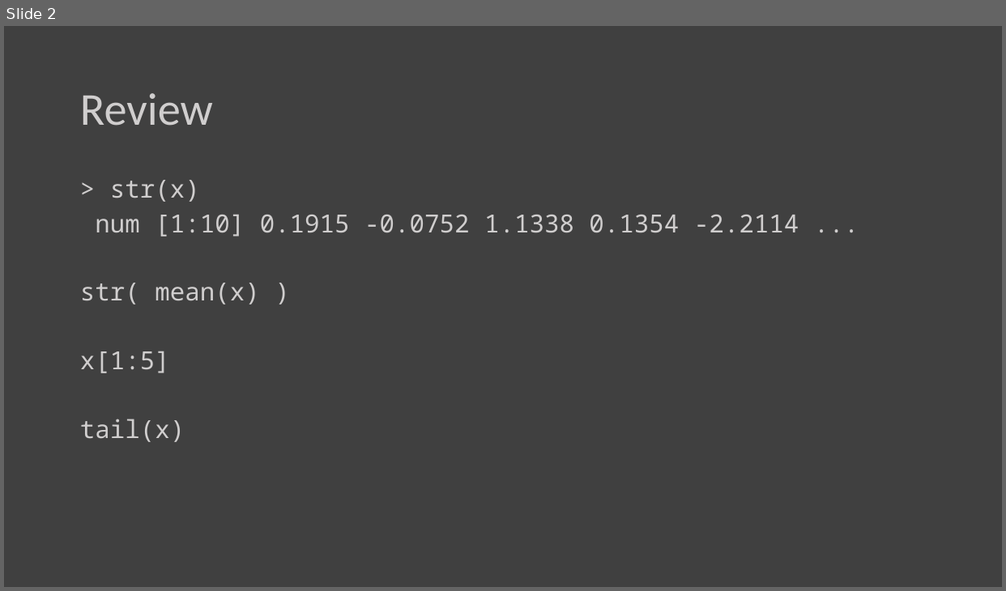
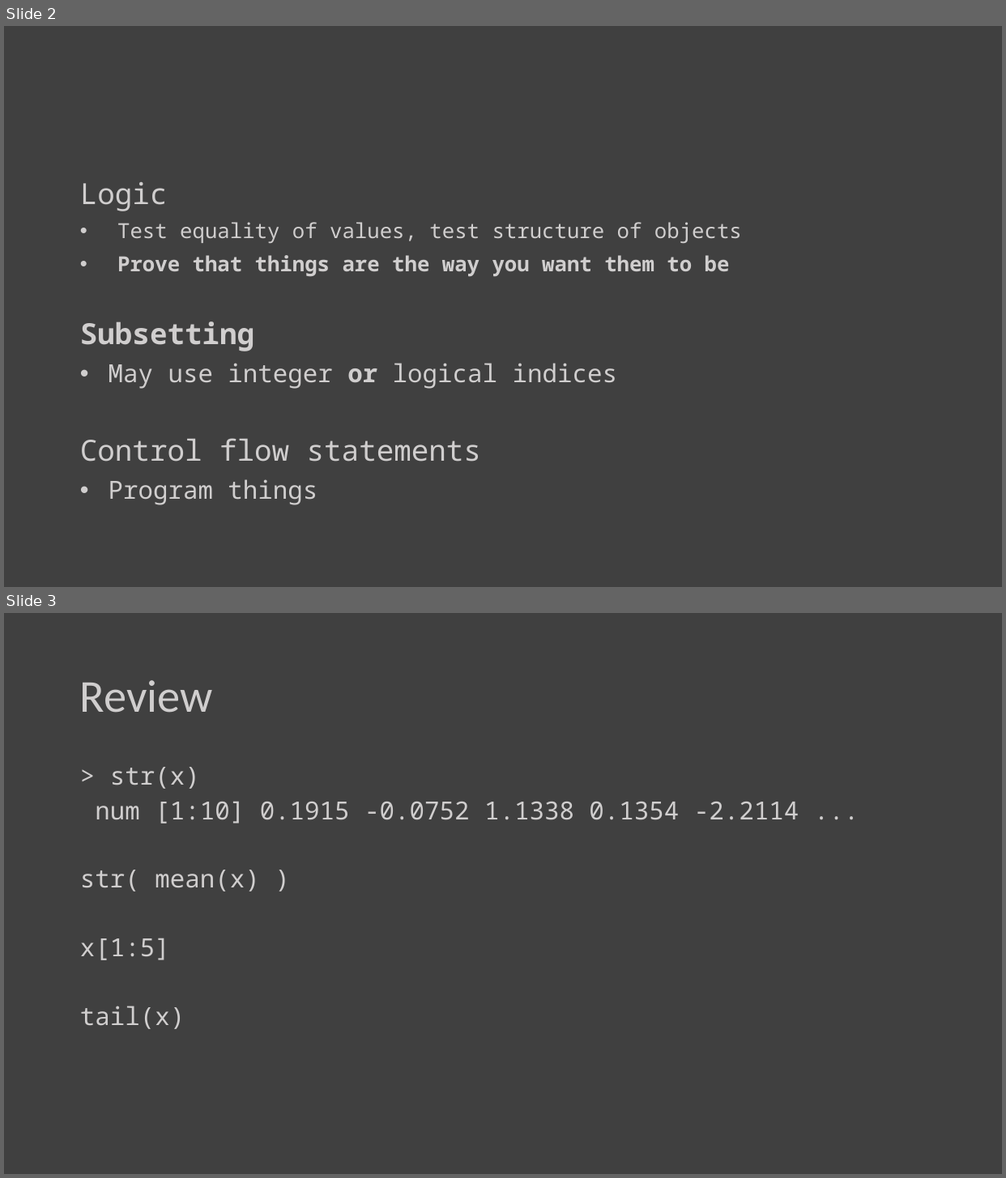
Before and after one commit to awong234/Rintro, a slide deck: R_Day2.pptx. Shown one above the other, each under a label of ours: slide 2 before the commit, slides 2 and 3 after it. The pictures are 1006x591 and 1006x1178 pixels, drawn with LibreOffice and Linux fonts; fonts in the diff are those of the drawing. Boxes give left, top, right and bottom in pixels: in the first picture for what was removed or moved away, otherwise in the second. Text is boxed around its words. In the diff, an @@ line names an element or a change of style, - is before the commit and + after.

Commit message:
update to ppt day 2

```diff
--- a/R_Day2.pptx
+++ b/R_Day2.pptx
@@ slide 2 added at (4,26,1002,587), background #404040 @@
@@ text added at (80,182,742,506), 20 pt, text #D0CECE @@
+Logic
+• Test equality of values, test structure of objects
+• Prove that things are the way you want them to be
+Subsetting
+• May use integer or logical indices
+Control flow statements
+• Program things
@@ what was slide 2 is now slide 3 @@
```
Also in this commit, not shown: 1 other slide added, 1 slide removed.
